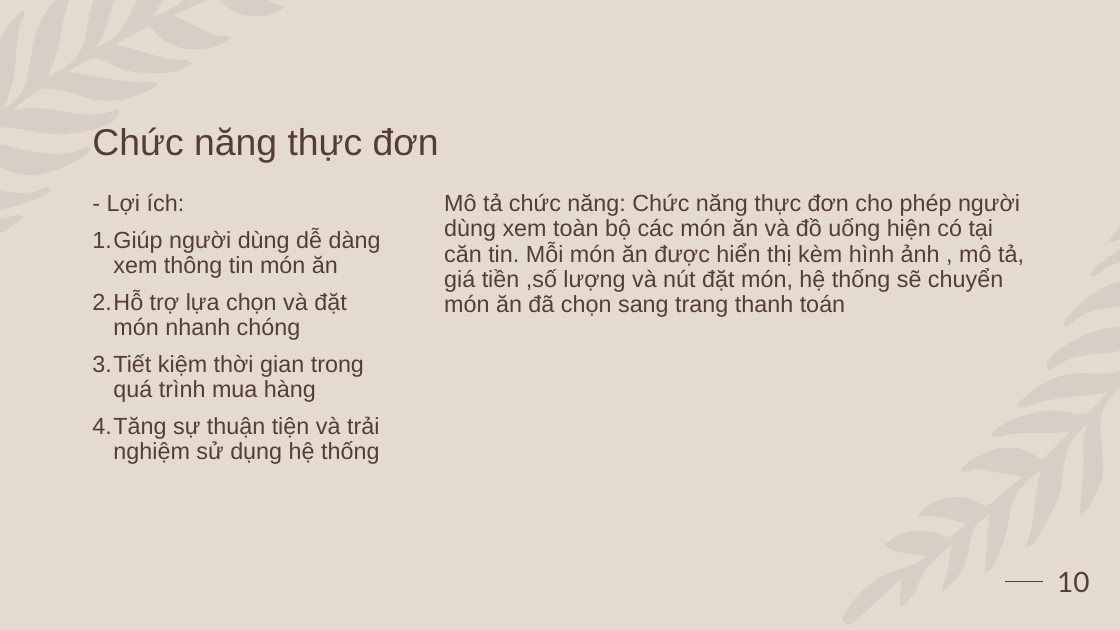
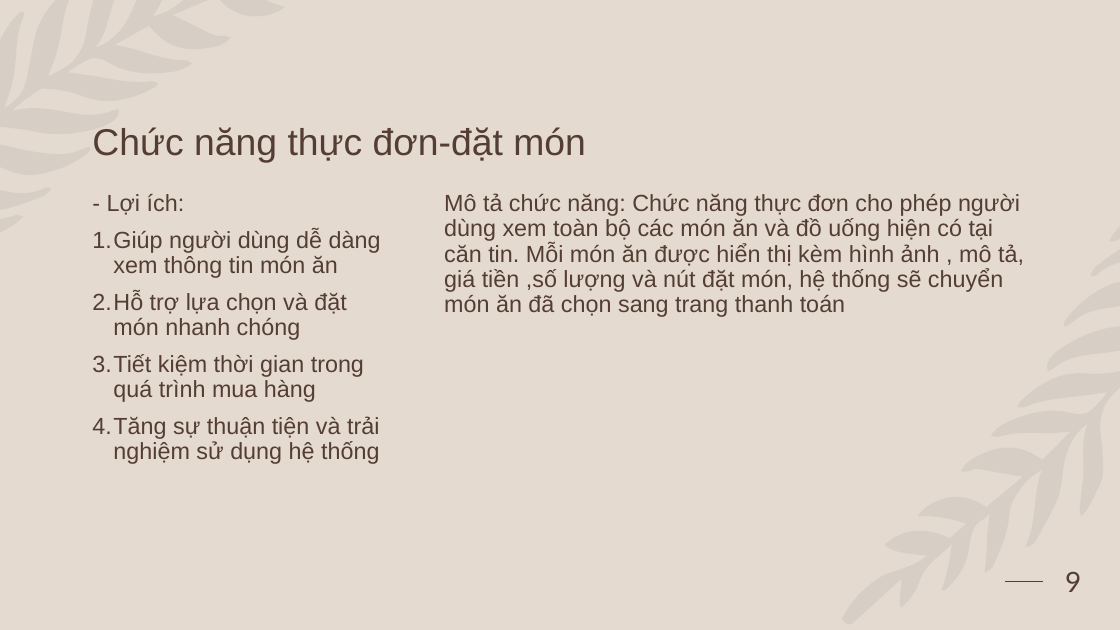
Before and after one commit to cungphan03/webcantin, a slide deck: slide 9 of TRANG WEB BÁN ĐỒ ĂN .pptx (slide 10 before the commit). Drawn at 1120x630 pixels with LibreOffice and Linux fonts; fonts in the diff are those of the drawing. Boxes give left, top, right and bottom in pixels: in the first picture for what was removed or moved away, otherwise in the second. Text is boxed around its words. In the diff, an @@ line names an element or a change of style, - is before the commit and + after.

```diff
--- a/TRANG WEB BÁN ĐỒ ĂN .pptx
+++ b/TRANG WEB BÁN ĐỒ ĂN .pptx
@@ title at [92,127,586,163]: text changed @@
-Chức năng thực đơn
+Chức năng thực đơn-đặt món
@@ page number at [1065,572,1081,592]: text changed @@
-10
+9
```
Also in this commit, not shown: 1 slide removed.
